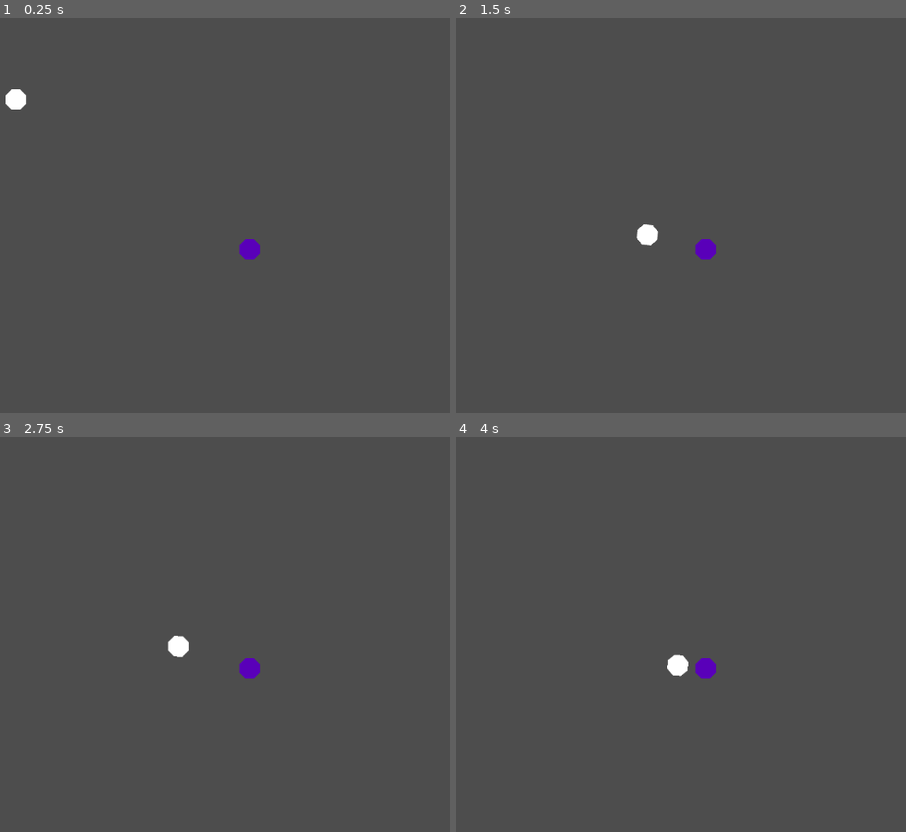
Above: before the commit, frames 1-4 (two rows, left to right).
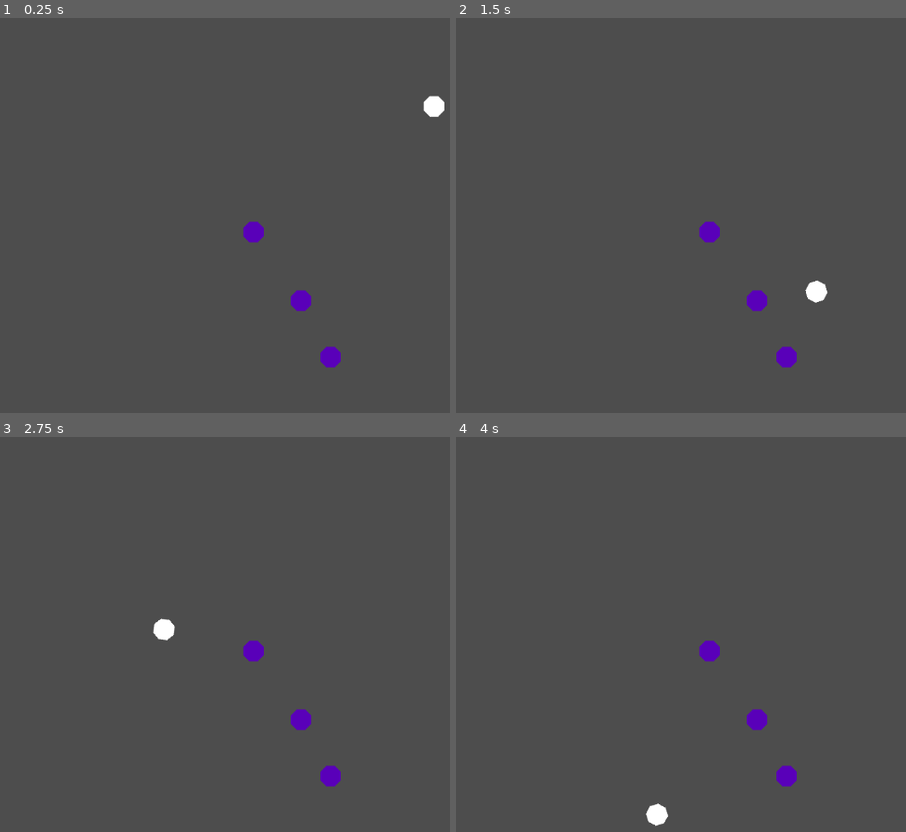
Above: after the commit, the same moments.

Repository: willigro/PinBallJam
Game: Godot game, scene res://src/scenes/SceneTest.tscn
The game is run twice, just before and just after one commit, with the same random seed, the same clock (stepped at 60 frames per second) and the same inputs.
Inputs:
- Up to frame 1 (0.25 s): no input
- Up to frame 2 (1.5 s): no input
- Up to frame 3 (2.75 s): no input
- Up to frame 4 (4 s): no input

The runs differ from the first frame. In frame 1, 1.2% of the frame differs, in the area x 1-99%, y 18-89%; in frame 2, 1.2%; in frame 3, 1.2%, in the area x 33-76%, y 45-89%; in frame 4, 1.2%.

Commit message:
Add more obstacles and add a initial impulse for the player
Signed-off-by: Rittmann <willirittmann@outlook.com>

Diff:
--- a/src/scenes/SceneTest.tscn
+++ b/src/scenes/SceneTest.tscn
@@ -7,19 +7,54 @@
 [sub_resource type="RectangleShape2D" id="RectangleShape2D_c6erd"]
 size = Vector2(770, 20)
 
+[sub_resource type="RectangleShape2D" id="RectangleShape2D_4dy7x"]
+size = Vector2(167.5, 75)
+
 [node name="SceneTest" type="Node2D"]
 script = ExtResource("1_vqwyc")
 
 [node name="Player1" parent="." instance=ExtResource("1_bwugf")]
-position = Vector2(205, 99)
+position = Vector2(856, 455)
 
 [node name="Obstacle" parent="." instance=ExtResource("3_5g3ox")]
-position = Vector2(569, 361)
+position = Vector2(695, 529)
+
+[node name="Obstacle2" parent="." instance=ExtResource("3_5g3ox")]
+position = Vector2(575, 334)
+
+[node name="Obstacle3" parent="." instance=ExtResource("3_5g3ox")]
+position = Vector2(649, 441)
 
 [node name="StaticBody2D" type="StaticBody2D" parent="."]
 position = Vector2(547, 328)
 
 [node name="CollisionShape2D" type="CollisionShape2D" parent="StaticBody2D"]
-position = Vector2(-92, 29)
-rotation = 0.523599
+position = Vector2(-425, -97)
+rotation = 1.5708
 shape = SubResource("RectangleShape2D_c6erd")
+
+[node name="CollisionShape2D3" type="CollisionShape2D" parent="StaticBody2D"]
+position = Vector2(-33, -485)
+shape = SubResource("RectangleShape2D_c6erd")
+
+[node name="CollisionShape2D4" type="CollisionShape2D" parent="StaticBody2D"]
+position = Vector2(-514, 181)
+rotation = 0.349066
+shape = SubResource("RectangleShape2D_c6erd")
+
+[node name="CollisionShape2D5" type="CollisionShape2D" parent="StaticBody2D"]
+position = Vector2(369, 163)
+rotation = 2.75238
+shape = SubResource("RectangleShape2D_c6erd")
+
+[node name="CollisionShape2D2" type="CollisionShape2D" parent="StaticBody2D"]
+position = Vector2(357, -111)
+rotation = 1.5708
+scale = Vector2(-1, -1)
+shape = SubResource("RectangleShape2D_c6erd")
+
+[node name="Area2D" type="Area2D" parent="."]
+position = Vector2(474, 634)
+
+[node name="CollisionShape2D" type="CollisionShape2D" parent="Area2D"]
+shape = SubResource("RectangleShape2D_4dy7x")
--- a/src/scripts/Player.gd
+++ b/src/scripts/Player.gd
@@ -3,6 +3,7 @@
 
 # Called when the node enters the scene tree for the first time.
 func _ready():
+    apply_impulse(Vector2(0, -1500))
     pass # Replace with function body.
 
 
Not shown: 1 places in src/scenes/SceneTest.tscn that only renumber resources
